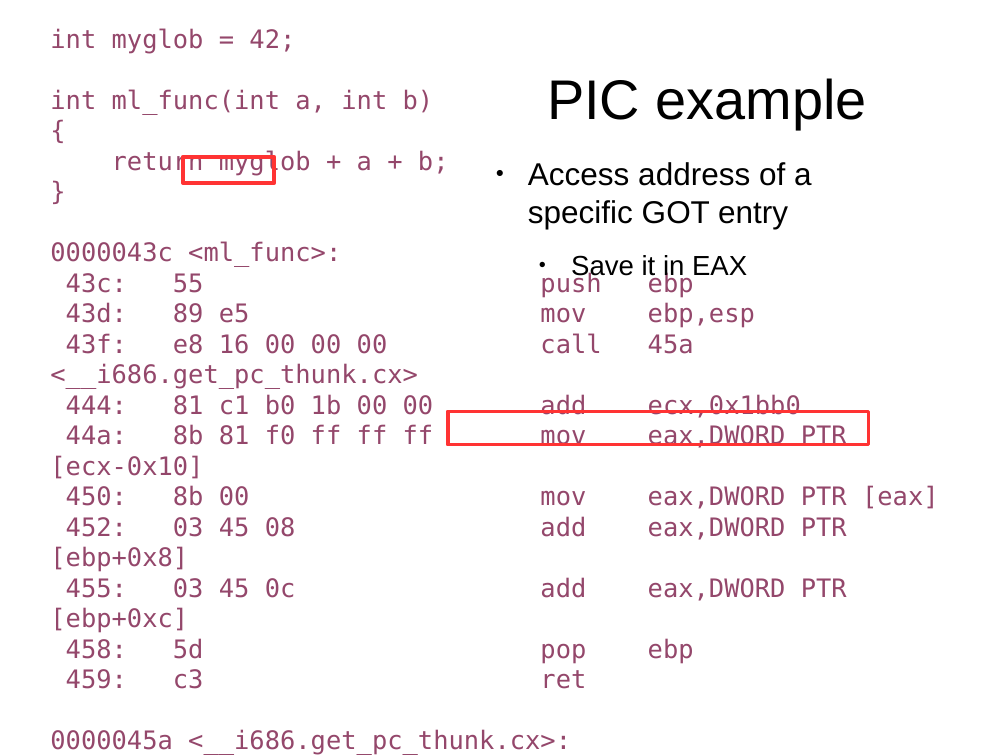
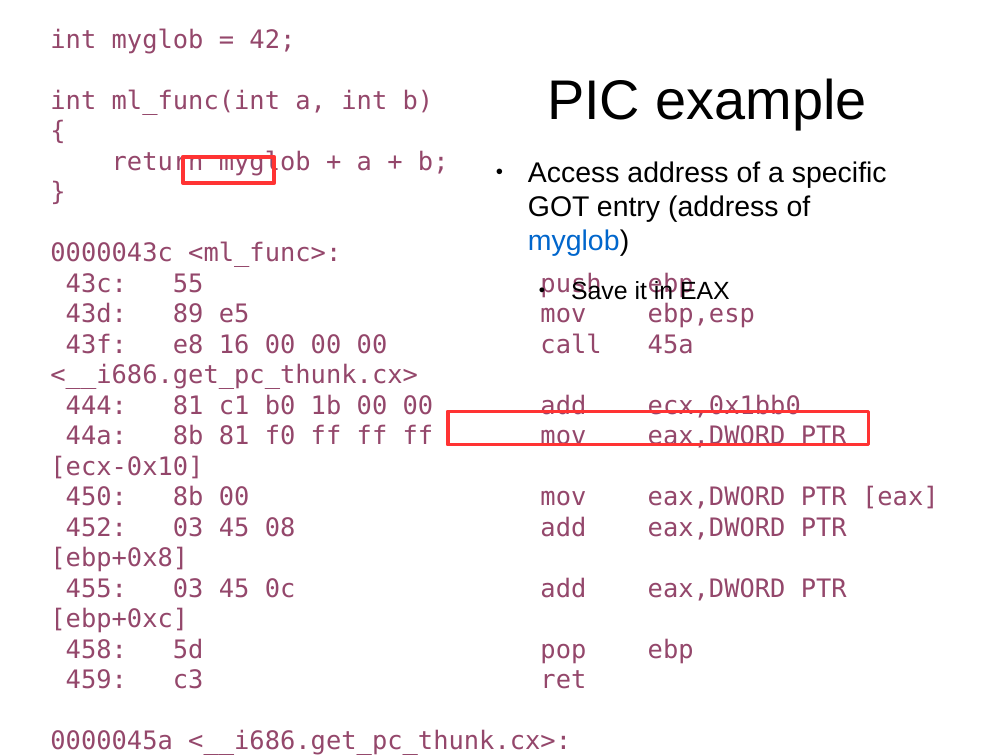
Before and after one commit to antonburtsev/cs5460, a slide deck: slide 104 of lectures/lecture04-linking-and-loading/lecture04-linking-and-loading.odp (slide 99 before the commit). Drawn at 1008x756 pixels with LibreOffice and Linux fonts; fonts in the diff are those of the drawing. Boxes give left, top, right and bottom in pixels: in the first picture for what was removed or moved away, otherwise in the second. Text is boxed around its words. In the diff, an @@ line names an element or a change of style, - is before the commit and + after.

```diff
--- a/lectures/lecture04-linking-and-loading/lecture04-linking-and-loading.odp
+++ b/lectures/lecture04-linking-and-loading/lecture04-linking-and-loading.odp
@@ text at (x1=528, y1=161, x2=887, y2=256): text changed; size 24.8 to 22.4 pt @@
-● Access address of a specific GOT entry
+● Access address of a specific GOT entry (address of myglob)
@@ text at (x1=571, y1=279, x2=730, y2=305): size 21.7 to 19.6 pt in "Save it in EAX" @@
```
Also in this commit, not shown: 5 other slides changed, 5 slides added.
